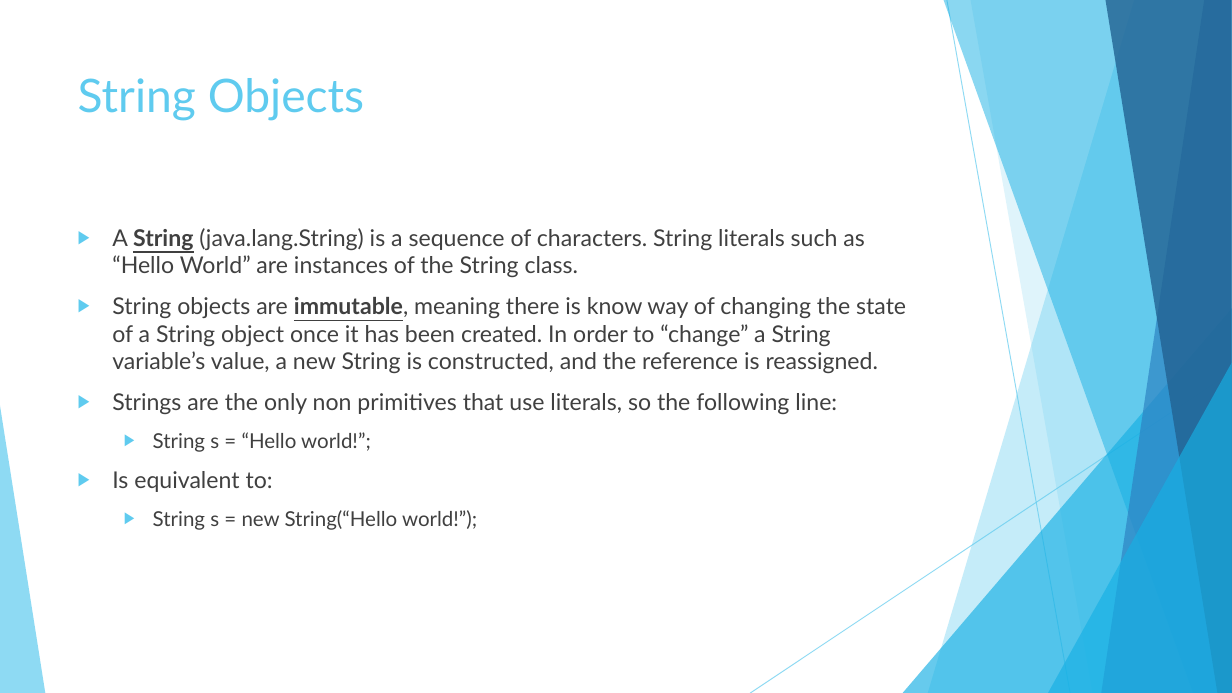
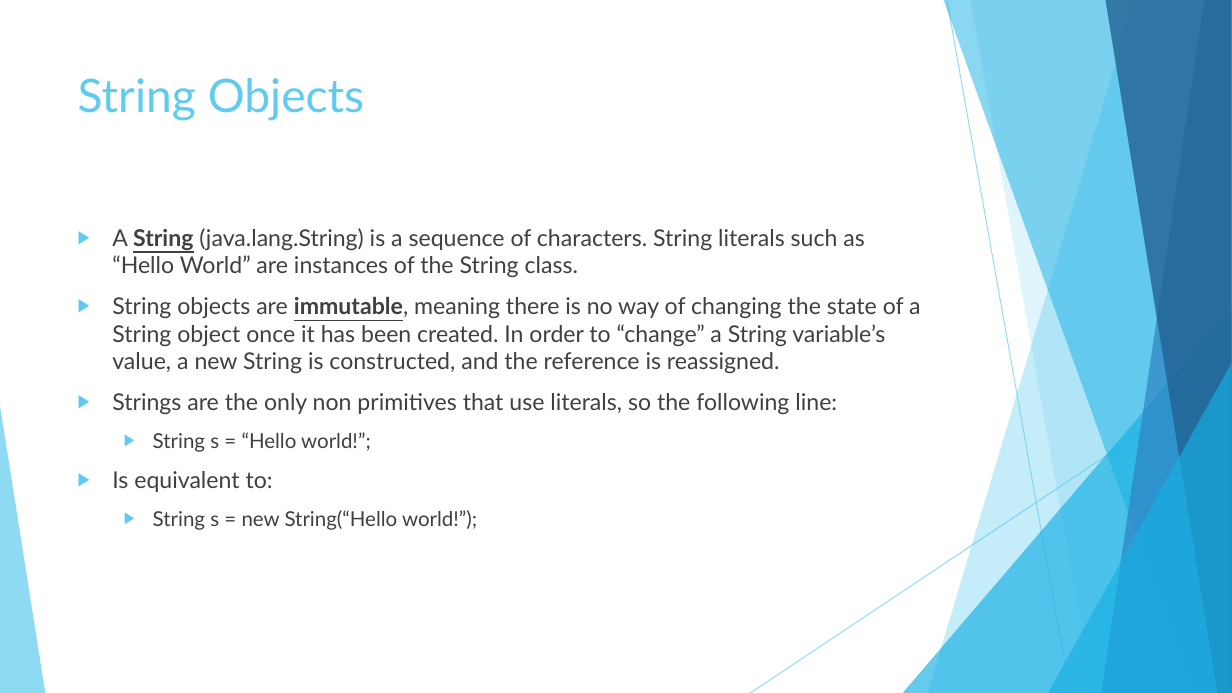
Before and after one commit to JoseRivas1998/AP-Computer-Science-Course-Material, a slide deck: slide 2 of 3.2.The String Class.pptx. Drawn at 1232x693 pixels with LibreOffice and Linux fonts; fonts in the diff are those of the drawing. Boxes give left, top, right and bottom in pixels: in the first picture for what was removed or moved away, otherwise in the second. Text is boxed around its words. In the diff, an @@ line names an element or a change of style, - is before the commit and + after.

Commit message:
Fix Typo

```diff
--- a/3.2.The String Class.pptx
+++ b/3.2.The String Class.pptx
@@ text at [112,297,920,373]: text changed @@
-▶ String objects are immutable, meaning there is know way of changing the state of a String object once it has been created. In order to “change” a String variable’s value, a new String is constructed, and the reference is reassigned.
+▶ String objects are immutable, meaning there is no way of changing the state of a String object once it has been created. In order to “change” a String variable’s value, a new String is constructed, and the reference is reassigned.
```
